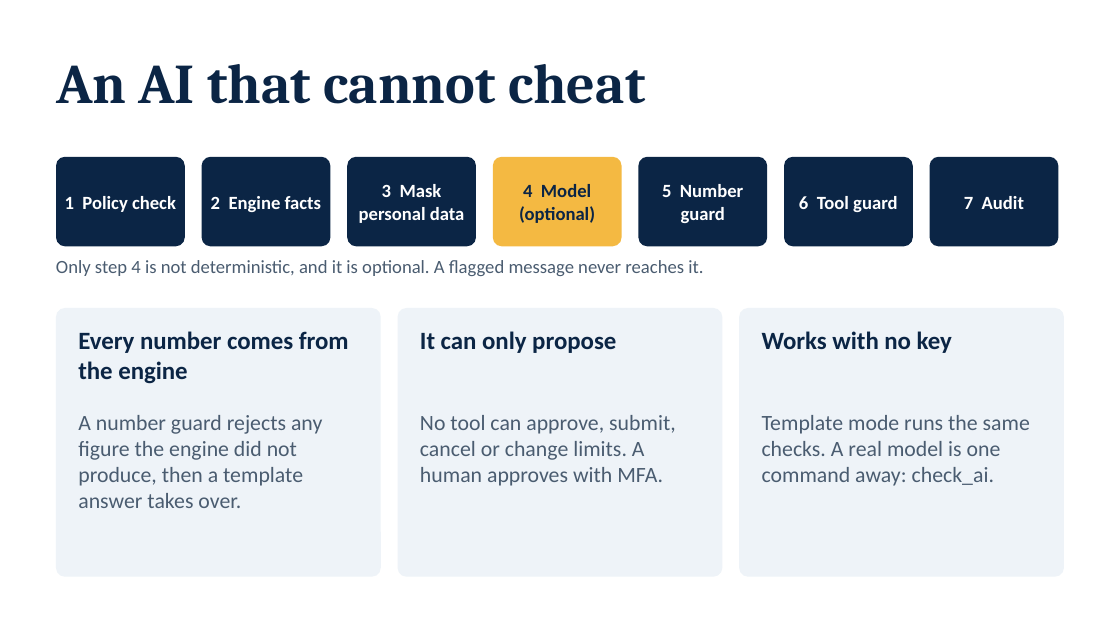
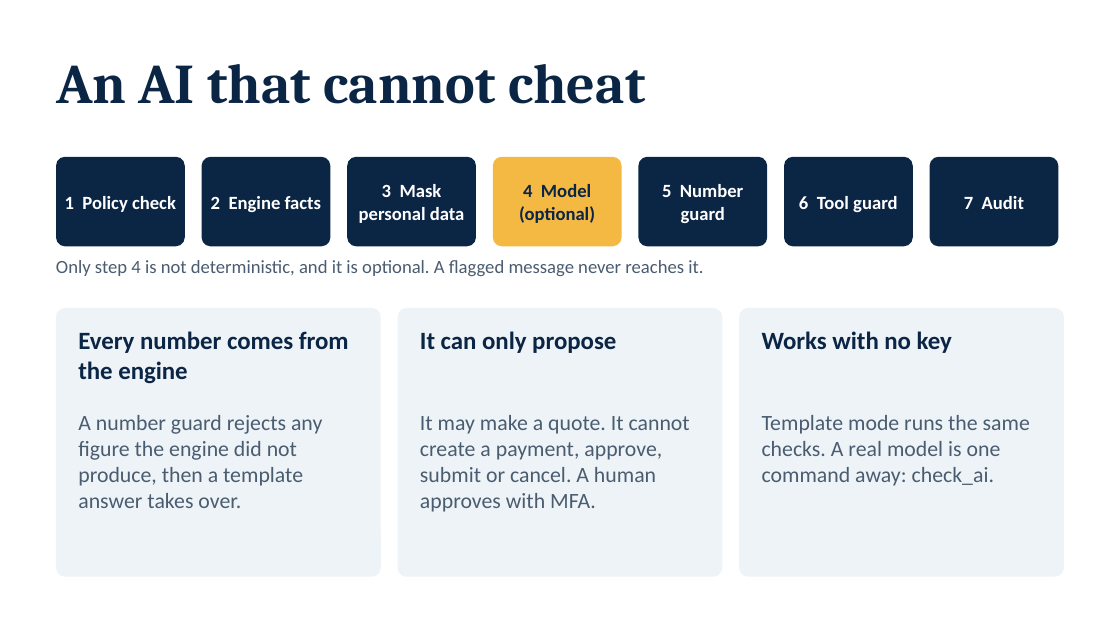
Before and after one commit to NoobCrow/StudyRoute, a slide deck: slide 7 of submission/StudyRoute_Deck.pptx. Drawn at 1120x630 pixels with LibreOffice and Linux fonts; fonts in the diff are those of the drawing. Boxes give left, top, right and bottom in pixels: in the first picture for what was removed or moved away, otherwise in the second. Text is boxed around its words. In the diff, an @@ line names an element or a change of style, - is before the commit and + after.

```diff
--- a/submission/StudyRoute_Deck.pptx
+++ b/submission/StudyRoute_Deck.pptx
@@ text at bbox=[420, 415, 690, 512]: text changed @@
-No tool can approve, submit, cancel or change limits. A human approves with MFA.
+It may make a quote. It cannot create a payment, approve, submit or cancel. A human approves with MFA.
```
Also in this commit, not shown: 4 other slides changed, 34 other files.
